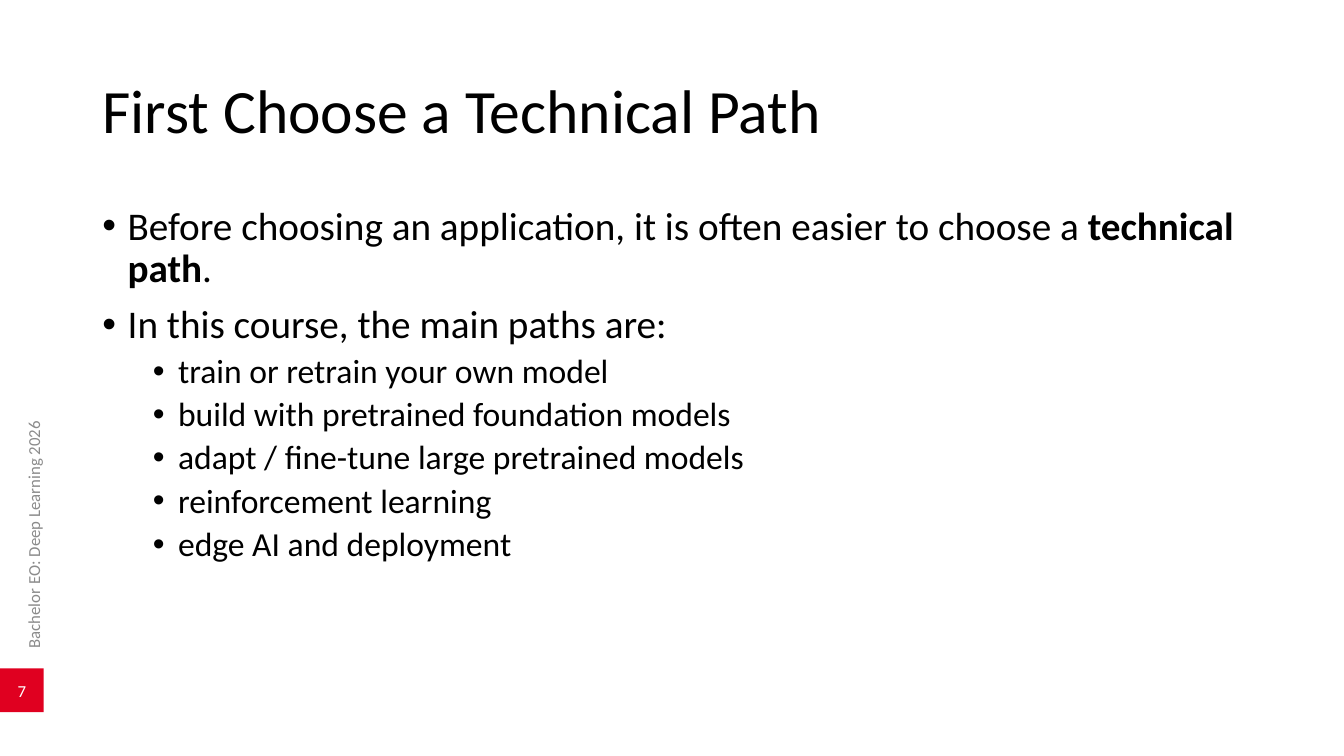
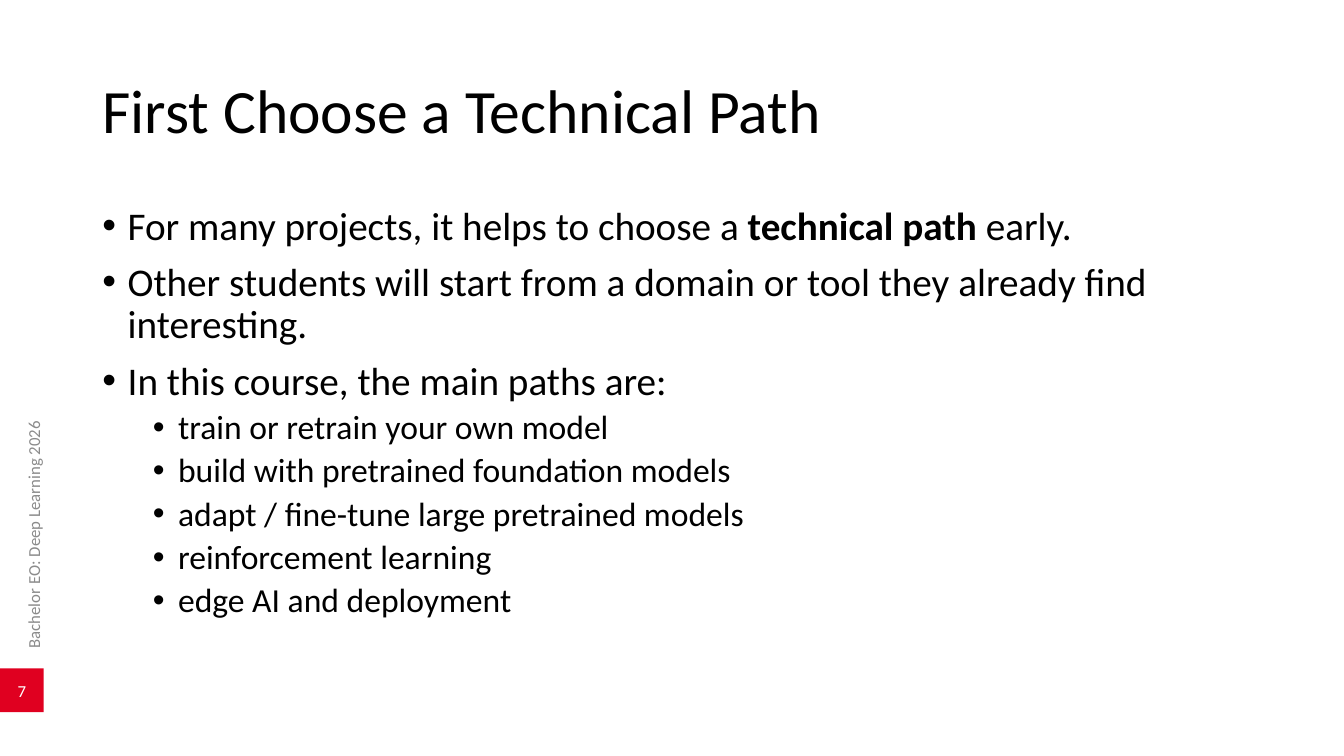
Before and after one commit to AlexanderDhoore/deep-learning-2026, a slide deck: slide 7 of slides/deep-learning-project-domains.pptx. Drawn at 1344x756 pixels with LibreOffice and Linux fonts; fonts in the diff are those of the drawing; background and template pictures are left out. Boxes give left, top, right and bottom in pixels: in the first picture for what was removed or moved away, otherwise in the second. Text is boxed around its words. In the diff, an @@ line names an element or a change of style, - is before the commit and + after.

Commit message:
Allow multiple ways to choose project direction

```diff
--- a/slides/deep-learning-project-domains.pptx
+++ b/slides/deep-learning-project-domains.pptx
@@ text at (128, 212, 1147, 345): text changed @@
-• Before choosing an application, it is often easier to choose a technical path.
+• For many projects, it helps to choose a technical path early.
+• Other students will start from a domain or tool they already find interesting.
```
Also in this commit, not shown: 1 other slide changed, 5 other files.
